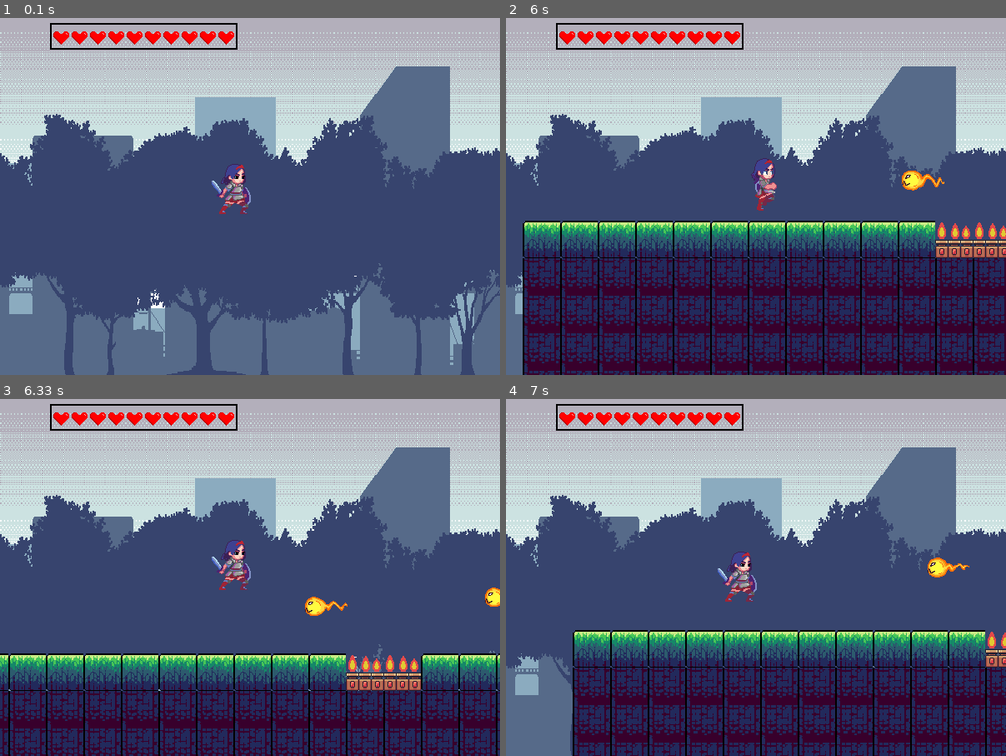
Above: before the commit, frames 1-4 (two rows, left to right).
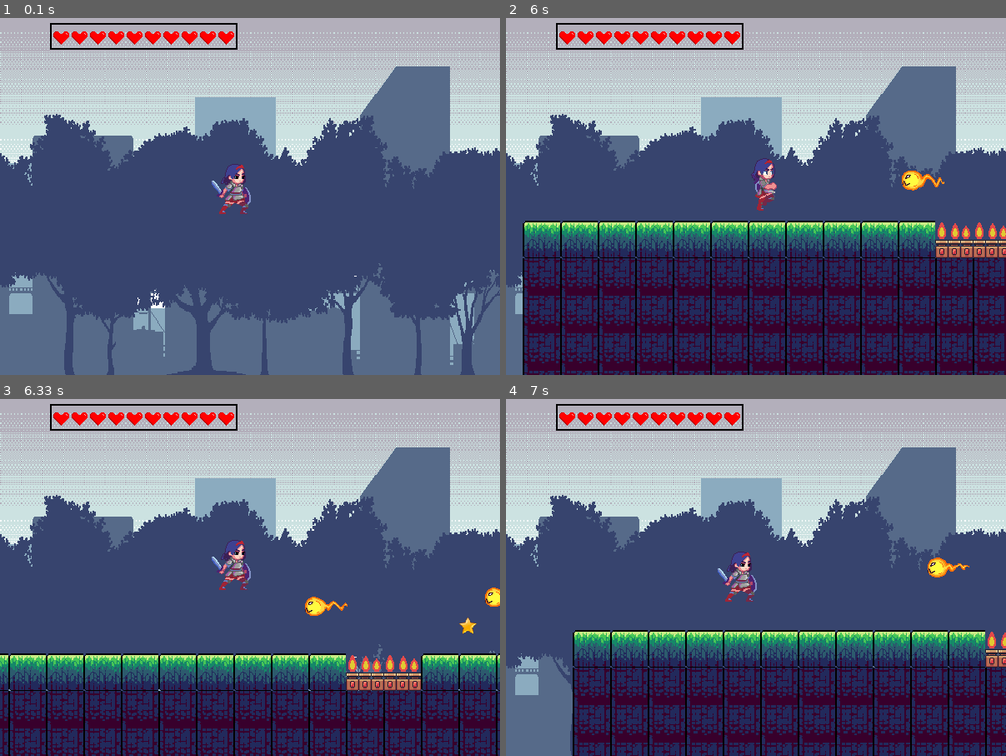
Above: after the commit, the same moments.

Repository: alinaramilevna/pygame-project
Game: pygame game, started from main.py
Two runs of this game, one before a commit and one after it. Both use one fixed random seed, a clock stepped at 60 frames per second and the inputs below.
Inputs:
- Up to frame 1 (0.1 s): no input
- Up to frame 2 (6 s): hold Right 0.33-0.8 s; hold Up 0.83-1.13 s; hold Right 1.17-1.63 s; hold Left 1.67-2.2 s; hold Down 2.23-2.53 s; hold Left 2.57-2.97 s; hold Up 3-3.37 s; hold Right 3.4-4.03 s; hold Left 4.47-4.93 s; hold Right 4.97-5.43 s; hold Up 5.47-5.77 s; hold Right from 5.8 s (still down)
- Up to frame 3 (6.33 s): release Right at 6.27 s; hold Left from 6.3 s (still down)
- Up to frame 4 (7 s): release Left at 6.83 s; tap Space at 6.87 s

Frames 1-2 are identical in both runs. In frame 3, less than 0.1% of the frame differs, in the area x 91-96%, y 60-66%; in frame 4, nothing differs.

Commit message:
сделала звездочки ура

Diff:
--- a/data/map1.txt
+++ b/data/map1.txt
@@ -5,10 +5,10 @@
 .................^............................................
 ................%#-..-----%...................................
 .............*..%#........%...................................
-........@.......%#........%...................................
+........@.....s.%#........%.............................s.....
 +++++++++++==+++##========#++++++++++++++++..%++++++++++++++++
 ###########################################..%################
 ###########################################..%################
-#################################.....*......%.......#########
-#################################............%.......#########
+#################################....**......%.......#########
+#################################..s.........%.......#########
 ##############################################################
--- a/main.py
+++ b/main.py
@@ -62,6 +62,8 @@
                 Tile('earth', x, y, w, h)
             elif level[y][x] == '*':
                 Enemy(x, y)
+            elif level[y][x] == 's':
+                Star(x, y)
             elif level[y][x] == '@':
                 xp, yp = x * w, y * h
     # вернем игрока, а также размер поля в клетках
@@ -86,8 +88,6 @@
             super().__init__(tiles_group, all_sprites, walls_group)
         elif tile_type == 'fire':
             super().__init__(tiles_group, all_sprites, fire_group)
-        elif tile_type == 'saw':
-            super().__init__(tiles_group, all_sprites, saw_group)
         elif tile_type == 'ladder':
             super().__init__(tiles_group, all_sprites, ladders_group)
         else:
@@ -127,6 +127,7 @@
 
         self.health = 100
         self.damage = 20
+        self.star_cnt = 0
 
     def load_images(self):
         for key in self.frames:
@@ -163,6 +164,7 @@
     def update(self, move_type):
         self.frames_cnt += 1
         self.check_collision_y()
+        self.check_stars()
 
         if self.health <= 0:
             self.death()
@@ -291,6 +293,12 @@
             if enemy.health <= 0:
                 enemy.kill()
 
+    def check_stars(self):
+        for star in stars_group:
+            if pygame.sprite.collide_mask(self, star):
+                self.star_cnt += 1
+                star.kill()
+
 
 def draw_health(obj: Player):
     rect = pygame.Rect(WIDTH // 10, HEIGHT // 16, WIDTH // 2 - WIDTH // 8, HEIGHT // 14)
@@ -301,6 +309,15 @@
     for _ in range(int((obj.health + 9) // 10)):
         screen.blit(im, (curr_x, curr_y))
         curr_x += WIDTH // 27
+
+
+class Star(pygame.sprite.Sprite):
+    def __init__(self, pos_x, pos_y):
+        super().__init__(stars_group)
+        self.image = pygame.transform.scale(load_image('other/star.png'), (tile_height // 2, tile_width // 2))
+        self.rect = self.image.get_rect().move(
+            tile_width * pos_x, tile_height * pos_y)
+        self.mask = pygame.mask.from_surface(self.image)
 
 
 class Enemy(pygame.sprite.Sprite):
@@ -363,10 +380,6 @@
                 player.hurt()
 
 
-class Star(pygame.sprite.Sprite):
-    pass
-
-
 class Camera:
     def __init__(self):
         self.dx = 0
@@ -493,12 +506,15 @@
     player_group.draw(screen)
     enemy_group.update(player)
     enemy_group.draw(screen)
+    stars_group.draw(screen)
     camera.update(player)
 
     for sprite in all_sprites:
         camera.apply(sprite)
     for sprite in enemy_group:
         camera.apply(sprite)
+    for sprite in stars_group:
+        camera.apply(sprite)
 
     clock.tick(FPS)
     pygame.display.flip()
@@ -508,13 +524,14 @@
     running = True
     clock = pygame.time.Clock()
 
+    # мне кажется в этом создании миллиона групп явно что-то не так
     tiles_group = pygame.sprite.Group()
     walls_group = pygame.sprite.Group()
     player_group = pygame.sprite.Group()
     ladders_group = pygame.sprite.Group()
     fire_group = pygame.sprite.Group()
-    saw_group = pygame.sprite.Group()
     enemy_group = pygame.sprite.Group()
+    stars_group = pygame.sprite.Group()
     all_sprites = pygame.sprite.Group()
 
     try:
